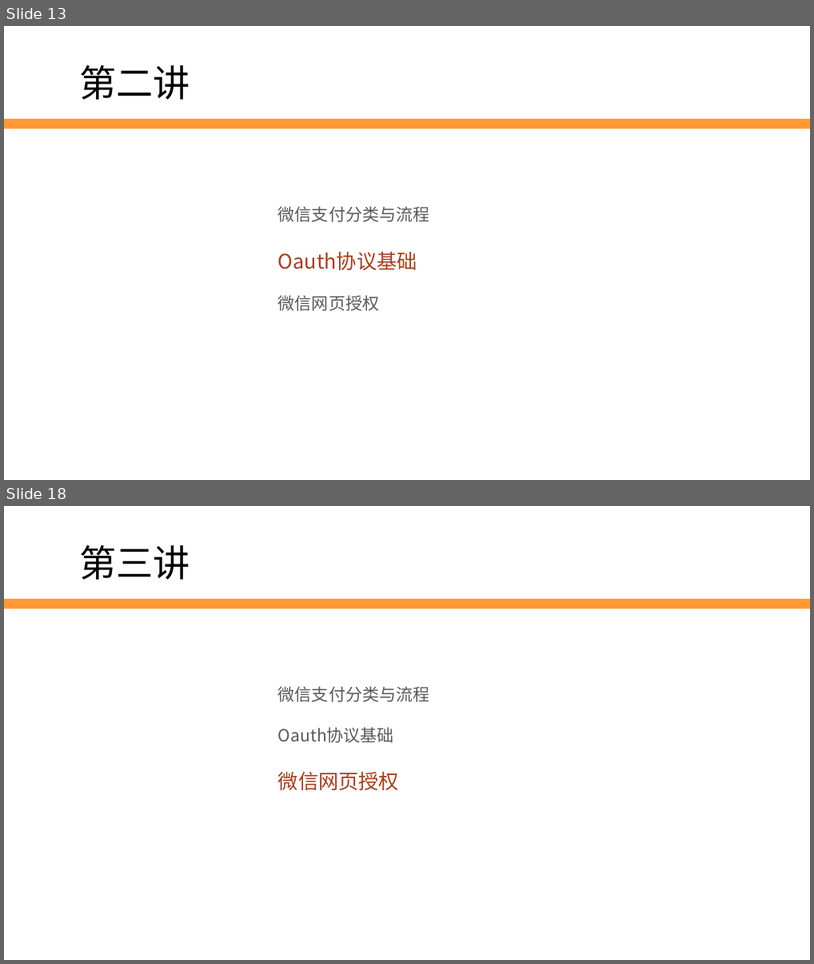
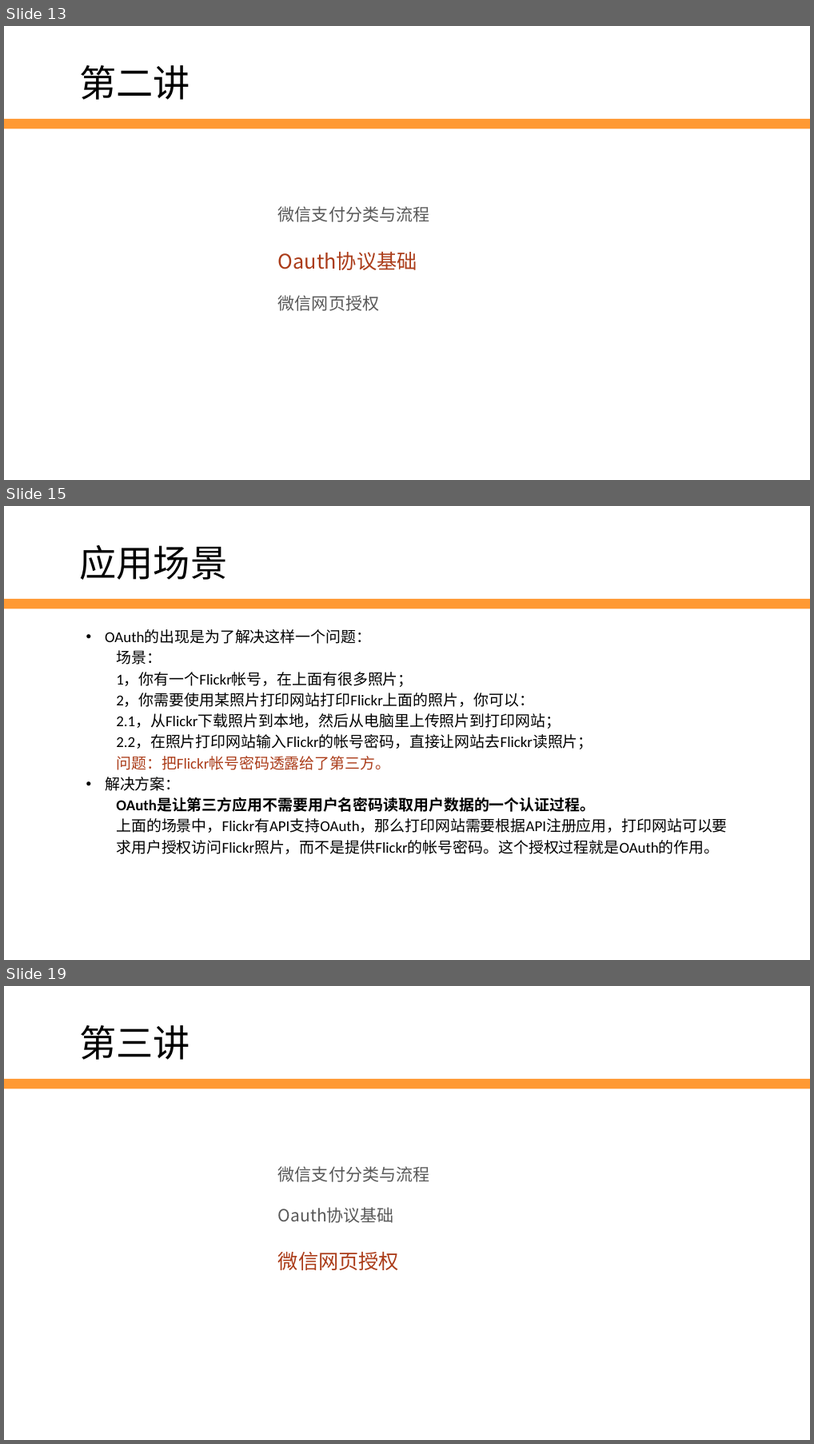
Before and after one commit to edu2act/2017-2018_1st_Wechat_Web_Programming, a slide deck: 课程ppt/第11讲 微信支付与Oauth授权.pptx. Shown one above the other, each under a label of ours: slides 13 and 18 before the commit, slides 13, 15 and 19 after it; the slides between them are not shown. The pictures are 814x964 and 814x1444 pixels, drawn with LibreOffice and Linux fonts; fonts in the diff are those of the drawing; background and template pictures are left out. Boxes give left, top, right and bottom in pixels: in the first picture for what was removed or moved away, otherwise in the second. Text is boxed around its words. In the diff, an @@ line names an element or a change of style, - is before the commit and + after.

```diff
--- a/课程ppt/第11讲 微信支付与Oauth授权.pptx
+++ b/课程ppt/第11讲 微信支付与Oauth授权.pptx
@@ slide 15 added at <box>4,506,810,960</box>, background #FFFFFF; not listed: 1 template element that a slide beside it also shows @@
@@ text added at <box>80,545,228,580</box>, 44 pt, text #000000 @@
+应用场景
@@ text added at <box>105,630,728,854</box>, 18 pt, text #000000 @@
+• OAuth的出现是为了解决这样一个问题：
+  场景：
+  1，你有一个Flickr帐号，在上面有很多照片；
+  2，你需要使用某照片打印网站打印Flickr上面的照片，你可以：
+  2.1，从Flickr下载照片到本地，然后从电脑里上传照片到打印网站；
+  2.2，在照片打印网站输入Flickr的帐号密码，直接让网站去Flickr读照片；
+  问题：把Flickr帐号密码透露给了第三方。
+• 解决方案：
+  OAuth是让第三方应用不需要用户名密码读取用户数据的一个认证过程。
+  上面的场景中，Flickr有API支持OAuth，那么打印网站需要根据API注册应用，打印网站可以要求用户授权访问Flickr照片，而不是提供Flickr的帐号密码。这个授权过程就是OAuth的作用。
@@ what was slide 18 is now slide 19 @@
```
Also in this commit, not shown: 3 slides changed, 2 other slides added, 2 slides removed, 2 other files.
